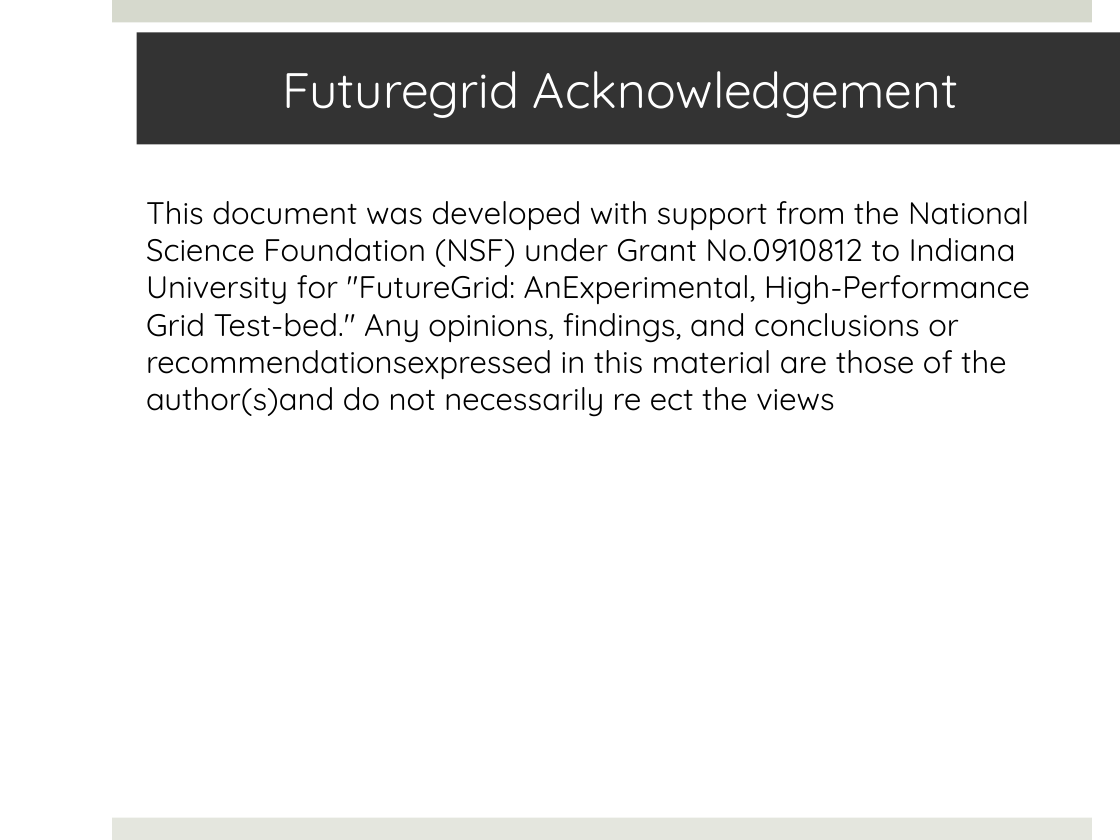
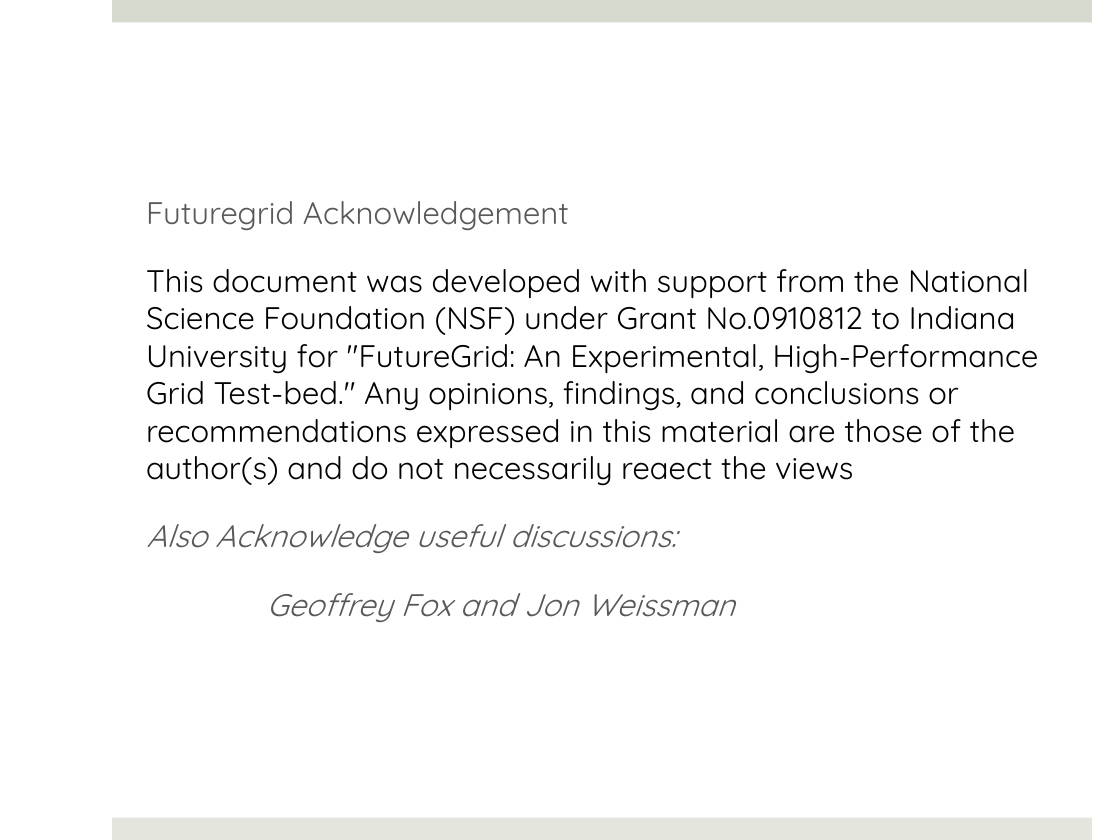
Before and after one commit to saga-project/saga-cpp-legacy-projects, a slide deck: slide 32 of saga-talks/abstractions_for_ls-microsoft.pptx. Drawn at 1120x840 pixels with LibreOffice and Linux fonts; fonts in the diff are those of the drawing; background and template pictures are left out. Boxes give left, top, right and bottom in pixels: in the first picture for what was removed or moved away, otherwise in the second. Text is boxed around its words. In the diff, an @@ line names an element or a change of style, - is before the commit and + after.

```diff
--- a/saga-talks/abstractions_for_ls-microsoft.pptx
+++ b/saga-talks/abstractions_for_ls-microsoft.pptx
@@ title removed at (137,32,1120,144) @@
-Futuregrid Acknowledgement
@@ text at (146,201,1039,622): text changed @@
-This document was developed with support from the National Science Foundation (NSF) under Grant No.0910812 to Indiana University for "FutureGrid: AnExperimental, High-Performance Grid Test-bed." Any opinions, findings, and conclusions or recommendationsexpressed in this material are those of the author(s)and do not necessarily re ect the views
+Futuregrid Acknowledgement
+This document was developed with support from the National Science Foundation (NSF) under Grant No.0910812 to Indiana University for "FutureGrid: An Experimental, High-Performance Grid Test-bed." Any opinions, findings, and conclusions or recommendations expressed in this material are those of the author(s) and do not necessarily reaect the views
+Also Acknowledge useful discussions:
+Geoffrey Fox and Jon Weissman
```
Also in this commit, not shown: 10 other slides changed.
